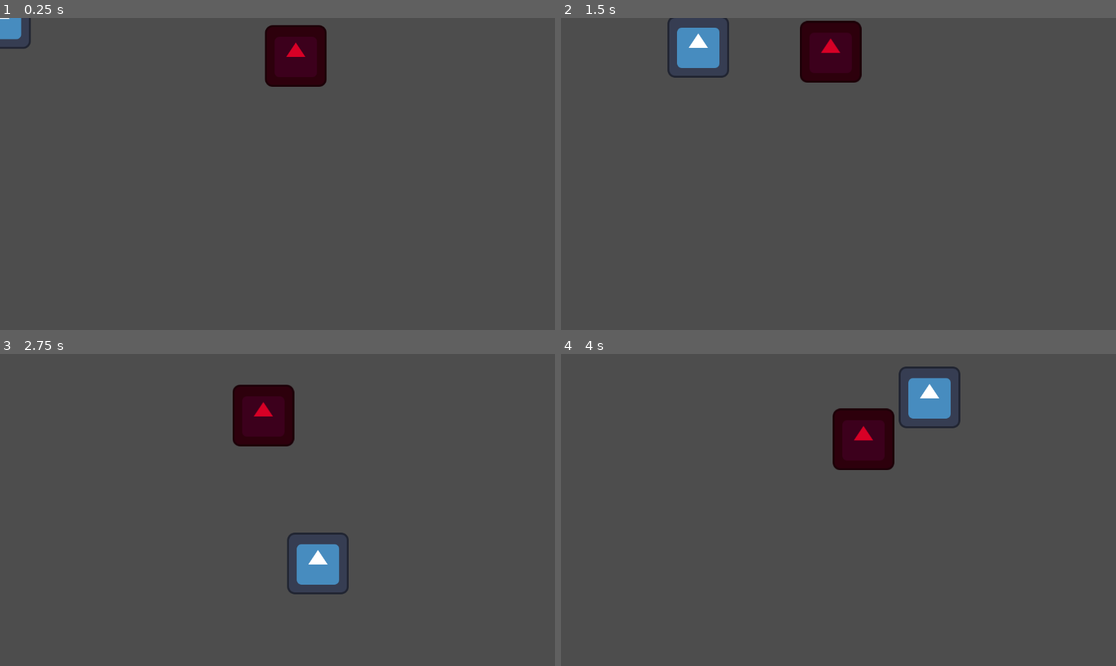
Above: before the commit, frames 1-4 (two rows, left to right).
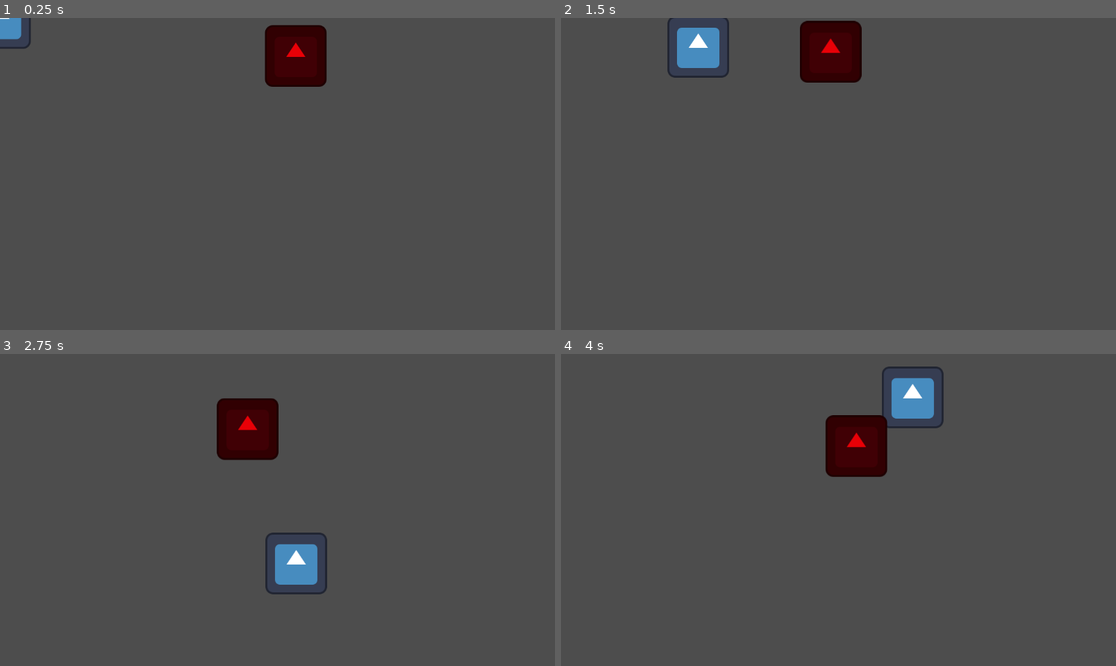
Above: after the commit, the same moments.

Repository: helionlf/Ex-companions
Game: Godot game, scene res://Testes/lobby.tscn
Same seed, same stepped clock (60 frames per second), same inputs: the game is played once before the commit and once after it. The engine's default icon, where the game draws it, is replaced by a stand-in: a white triangle on a blue panel in a dark square.
Inputs:
- Up to frame 1 (0.25 s): no input
- Up to frame 2 (1.5 s): tap Enter at 0.5 s; hold Right (ui_right) 0.53-1.28 s; hold Down (ui_down) from 1.28 s (still down)
- Up to frame 3 (2.75 s): release Down (ui_down) at 2.03 s; hold Right (ui_right) from 2.03 s (still down)
- Up to frame 4 (4 s): release Right (ui_right) at 2.78 s; hold Up (ui_up) 2.78-3.53 s; hold Left (ui_left) from 3.53 s (still down)

The runs differ from the first frame. In frame 1, less than 0.1% of the frame differs, in the area x 51-56%, y 7-13%; in frame 2, less than 0.1%; in frame 3, 3.8%, in the area x 39-63%, y 9-78%; in frame 4, 2.5%.

Commit message:
sistema de ataque do inimigo adicionado
falta adiciona funcionalidade de hurtbox (para inimigo e player)

Diff:
--- a/ex-companions-game/Testes/enemy.gd
+++ b/ex-companions-game/Testes/enemy.gd
@@ -2,11 +2,16 @@
 
 
 @export var speed = 100.0
+@export var life = 5
 
 @export var chase_range = 500.0
-@export var attack_range = 200.0
+@export var attack_range = 150.0
 
 @export var target: CharacterBody2D
+
+@onready var time = $Timer_attack
+
+var can_attack = true
 
 
 func _physics_process(_delta: float) -> void:
@@ -15,16 +20,49 @@
 	if chase_player() and !attack_player():
 		var direction = (target.global_position - global_position).normalized()
 		velocity = direction * speed
+		look_target()
 
-	if attack_player():
-		print("atacando")
+	if attack_player() and can_attack:
+		look_target()
+		attack()
+		can_attack = false
+		time.start()
 
 	#move_and_slide()
 	move_and_collide(velocity * _delta)
 
+func attack():
+	print("inimigo atacou")
+	#$AnimatedSprite2D.stop()
+	#$AnimatedSprite2D.play("attack")
+	$hitbox/CollisionShape2D.disabled = false
+	#aqyui troca o time por esperar animação acabar
+	await get_tree().create_timer(1.0).timeout
+	#await $AnimatedSprite2D.animation_finished
+	$hitbox/CollisionShape2D.disabled = true
+
+func take_damage(damage):
+	print("inimigo tomou dano")
+	life -= damage
+
+#FUNÇÕES AUXILIARES --------------------------------------------------------------------------------
 
 func chase_player():
 	return global_position.distance_to(target.global_position) < chase_range
-
 func attack_player():
 	return global_position.distance_to(target.global_position) < attack_range
+func look_target():
+	if target.global_position.x > global_position.x:
+		$AnimatedSprite2D.flip_h = false
+	else:
+		$AnimatedSprite2D.flip_h = true
+
+#CONEXÕES ------------------------------------------------------------------------------------------
+
+func _on_timer_attack_timeout() -> void:
+	can_attack = true
+
+#TROCAR POR AREA PARA FAZER HURTBOX NO PLAYER
+func _on_hitbox_body_entered(body: Node2D) -> void:
+	if body.get_name() == "player": #aqui adiciona todos q podem tomar dano
+		body.take_damage(1)
--- a/ex-companions-game/Testes/enemy.tscn
+++ b/ex-companions-game/Testes/enemy.tscn
@@ -2,27 +2,86 @@
 
 [ext_resource type="Script" uid="uid://c3c7cny8g8q7f" path="res://Testes/enemy.gd" id="1_yhb46"]
 [ext_resource type="Texture2D" uid="uid://bx7nuvqqncprq" path="res://Testes/icon.svg" id="2_bonb4"]
+[ext_resource type="Texture2D" uid="uid://csp1v26px7wo0" path="res://Testes/attacking.png" id="2_yhb46"]
+
+[sub_resource type="RectangleShape2D" id="RectangleShape2D_216o8"]
+size = Vector2(116, 118)
+
+[sub_resource type="AtlasTexture" id="AtlasTexture_bonb4"]
+atlas = ExtResource("2_yhb46")
+region = Rect2(32, 0, 32, 32)
+
+[sub_resource type="AtlasTexture" id="AtlasTexture_e6ek8"]
+atlas = ExtResource("2_yhb46")
+region = Rect2(0, 0, 32, 32)
+
+[sub_resource type="AtlasTexture" id="AtlasTexture_b5n7v"]
+atlas = ExtResource("2_yhb46")
+region = Rect2(0, 32, 32, 32)
 
 [sub_resource type="SpriteFrames" id="SpriteFrames_k5ier"]
 animations = [{
 "frames": [{
 "duration": 1.0,
+"texture": SubResource("AtlasTexture_bonb4")
+}, {
+"duration": 1.0,
+"texture": SubResource("AtlasTexture_e6ek8")
+}, {
+"duration": 1.0,
+"texture": SubResource("AtlasTexture_b5n7v")
+}, {
+"duration": 1.0,
+"texture": SubResource("AtlasTexture_e6ek8")
+}],
+"loop": false,
+"name": &"attack",
+"speed": 5.0
+}, {
+"frames": [{
+"duration": 1.0,
 "texture": ExtResource("2_bonb4")
 }],
-"loop": true,
+"loop": false,
 "name": &"default",
 "speed": 5.0
 }]
 
-[sub_resource type="RectangleShape2D" id="RectangleShape2D_216o8"]
-size = Vector2(116, 118)
+[sub_resource type="RectangleShape2D" id="RectangleShape2D_yhb46"]
+size = Vector2(131, 130)
+
+[sub_resource type="RectangleShape2D" id="RectangleShape2D_bonb4"]
+size = Vector2(201.13867, 198)
 
 [node name="enemy" type="CharacterBody2D" unique_id=250368657]
 script = ExtResource("1_yhb46")
 
-[node name="AnimatedSprite2D" type="AnimatedSprite2D" parent="." unique_id=1185422785]
-modulate = Color(0.84313726, 0, 0.14901961, 1)
-sprite_frames = SubResource("SpriteFrames_k5ier")
-
 [node name="CollisionShape2D" type="CollisionShape2D" parent="." unique_id=1012985569]
 shape = SubResource("RectangleShape2D_216o8")
+
+[node name="AnimatedSprite2D" type="AnimatedSprite2D" parent="." unique_id=1185422785]
+modulate = Color(0.9074038, 0, 0.026757617, 1)
+sprite_frames = SubResource("SpriteFrames_k5ier")
+animation = &"attack"
+autoplay = "default"
+
+[node name="hurtbox" type="Area2D" parent="." unique_id=1789069451]
+
+[node name="CollisionShape2D" type="CollisionShape2D" parent="hurtbox" unique_id=749347778]
+position = Vector2(0.5, 1)
+shape = SubResource("RectangleShape2D_yhb46")
+debug_color = Color(0.84780556, 0.1303314, 0, 0.41960785)
+
+[node name="hitbox" type="Area2D" parent="." unique_id=421210454]
+
+[node name="CollisionShape2D" type="CollisionShape2D" parent="hitbox" unique_id=955194785]
+position = Vector2(0.43066788, -2)
+shape = SubResource("RectangleShape2D_bonb4")
+disabled = true
+
+[node name="Timer_attack" type="Timer" parent="." unique_id=1345869694]
+wait_time = 2.0
+one_shot = true
+
+[connection signal="body_entered" from="hitbox" to="." method="_on_hitbox_body_entered"]
+[connection signal="timeout" from="Timer_attack" to="." method="_on_timer_attack_timeout"]
--- a/ex-companions-game/Testes/player.gd
+++ b/ex-companions-game/Testes/player.gd
@@ -2,6 +2,7 @@
 
 
 @export var speed = 300.0
+@export var life = 5
 
 
 func _physics_process(_delta: float) -> void:
@@ -17,3 +18,10 @@
 		velocity.y = move_toward(velocity.y, 0, speed)
 
 	move_and_slide()
+
+func attack():
+	print("jogador atacou")
+
+func take_damage(damage):
+	print("jogador tomou dano")
+	life -= damage
--- a/ex-companions-game/Testes/player.tscn
+++ b/ex-companions-game/Testes/player.tscn
@@ -17,6 +17,9 @@
 [sub_resource type="RectangleShape2D" id="RectangleShape2D_216o8"]
 size = Vector2(116, 118)
 
+[sub_resource type="RectangleShape2D" id="RectangleShape2D_g40ei"]
+size = Vector2(121, 121)
+
 [node name="player" type="CharacterBody2D" unique_id=250368657]
 script = ExtResource("1_g40ei")
 
@@ -25,3 +28,10 @@
 
 [node name="CollisionShape2D" type="CollisionShape2D" parent="." unique_id=1012985569]
 shape = SubResource("RectangleShape2D_216o8")
+
+[node name="hurtbox" type="Area2D" parent="." unique_id=783304610]
+
+[node name="CollisionShape2D" type="CollisionShape2D" parent="hurtbox" unique_id=1469659059]
+position = Vector2(0.5, 0.5)
+shape = SubResource("RectangleShape2D_g40ei")
+debug_color = Color(0.84780556, 0.1303314, 0, 0.41960785)
Binary file added: ex-companions-game/Testes/attacking.png
Not shown, added: ex-companions-game/Testes/attacking.png.import
